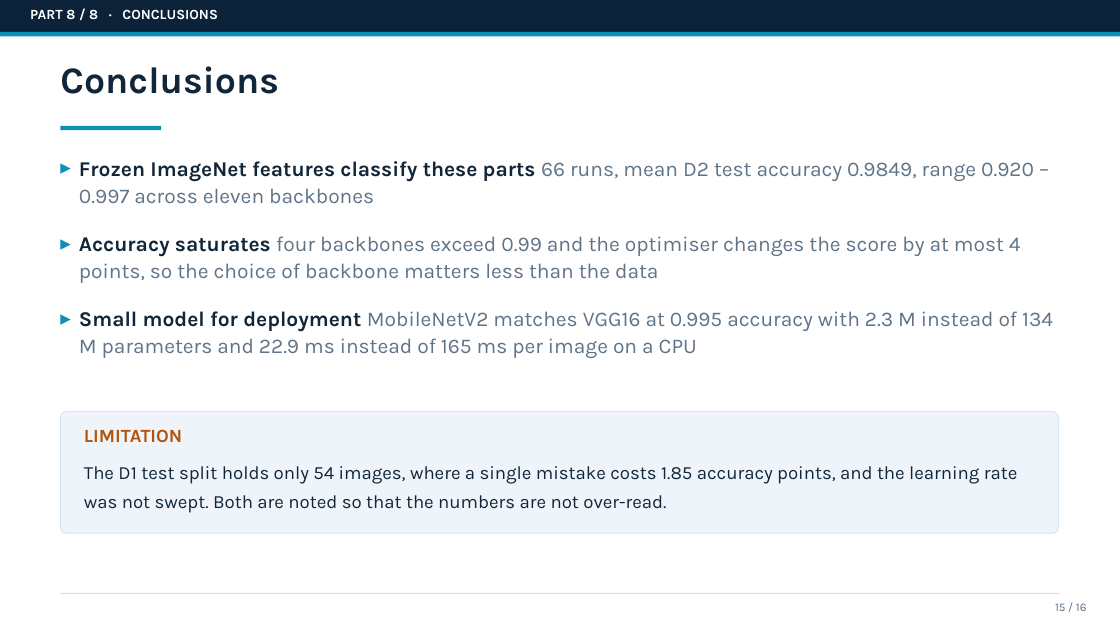
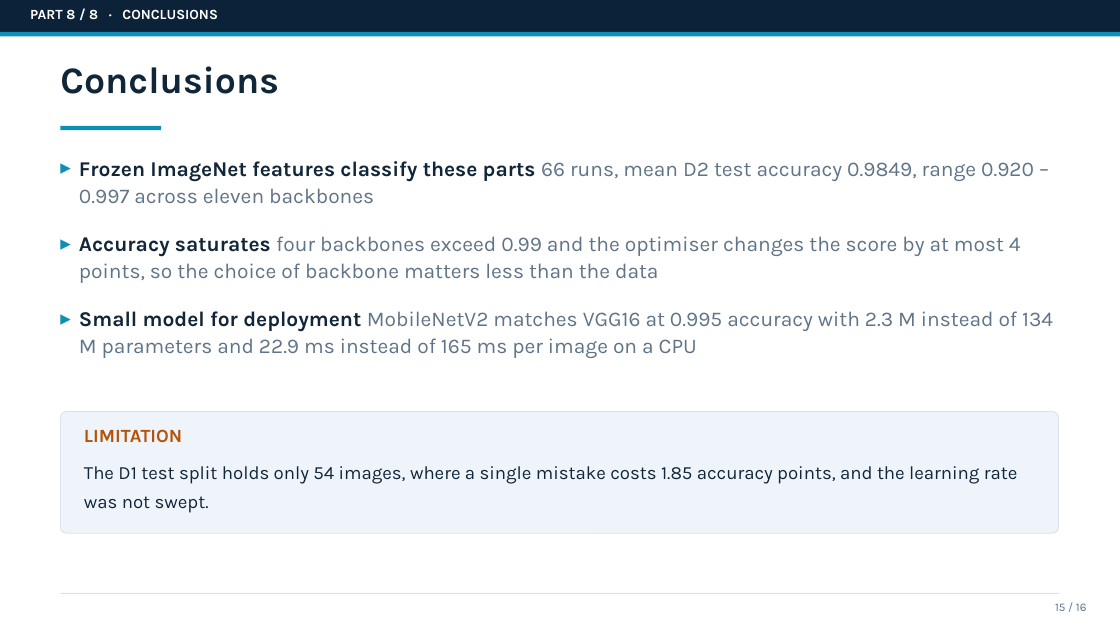
Before and after one commit to Zheyi-D/am-defect-tl, a slide deck: slide 25 of reports/slides_draft.pptx (slide 24 before the commit). Drawn at 1120x630 pixels with LibreOffice and Linux fonts; fonts in the diff are those of the drawing. Boxes give left, top, right and bottom in pixels: in the first picture for what was removed or moved away, otherwise in the second. Text is boxed around its words. In the diff, an @@ line names an element or a change of style, - is before the commit and + after.

```diff
--- a/reports/slides_draft.pptx
+++ b/reports/slides_draft.pptx
@@ text at (84,466,1018,513): text changed @@
-The D1 test split holds only 54 images, where a single mistake costs 1.85 accuracy points, and the learning rate was not swept. Both are noted so that the numbers are not over-read.
+The D1 test split holds only 54 images, where a single mistake costs 1.85 accuracy points, and the learning rate was not swept.
```
Also in this commit, not shown: 5 other slides changed, 1 slide added, 3 other files.
